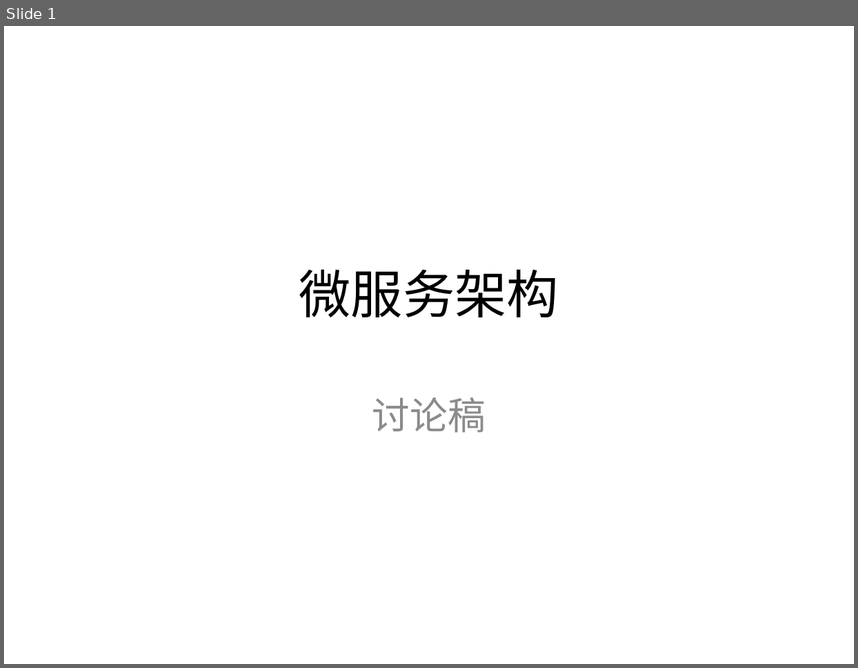
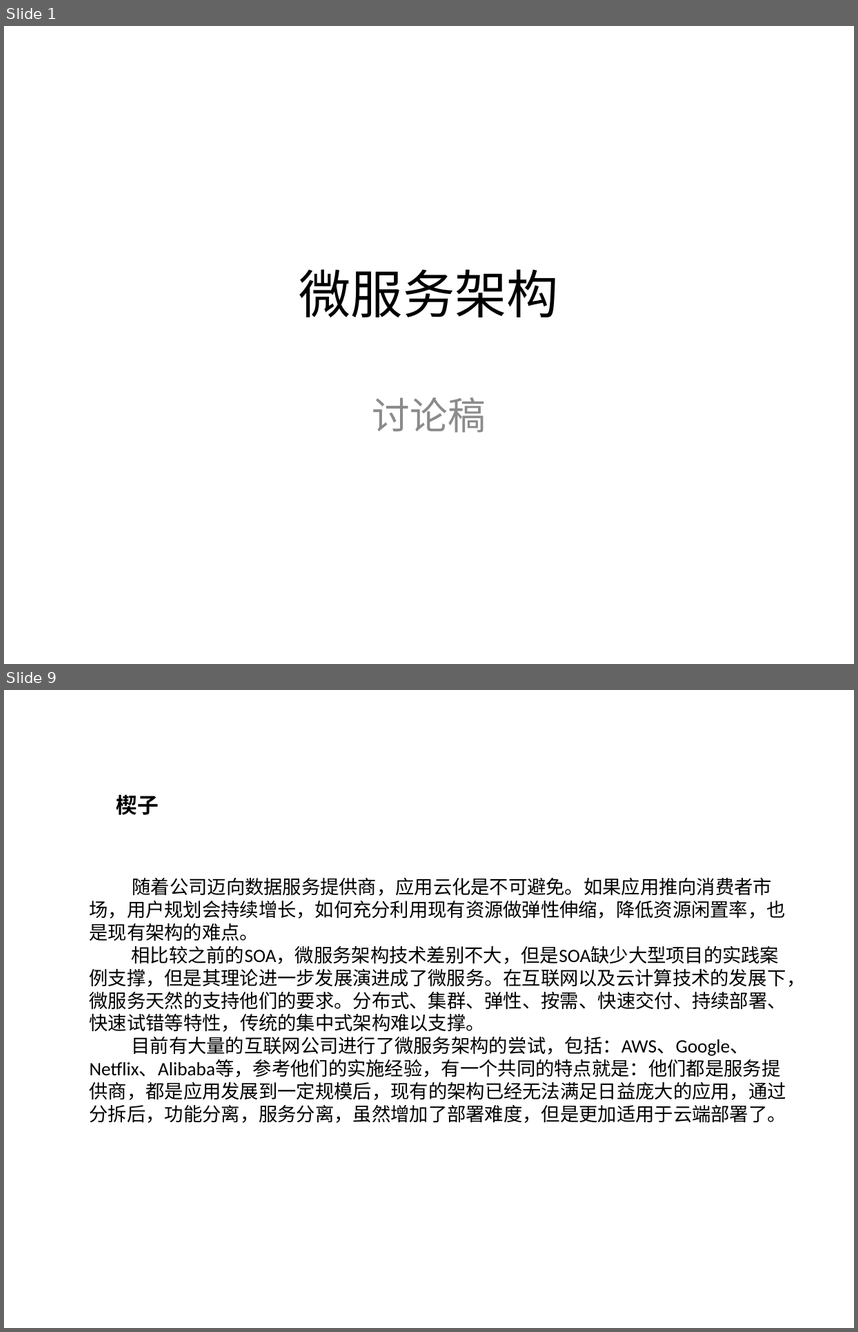
Before and after one commit to titilink/titilink-doc, a slide deck: docs/微服务架构.pptx. Shown one above the other, each under a label of ours: slide 1 before the commit, slides 1 and 9 after it; the slides between them are not shown. The pictures are 858x668 and 858x1332 pixels, drawn with LibreOffice and Linux fonts; fonts in the diff are those of the drawing; background and template pictures are left out. Boxes give left, top, right and bottom in pixels: in the first picture for what was removed or moved away, otherwise in the second. Text is boxed around its words. In the diff, an @@ line names an element or a change of style, - is before the commit and + after.

```diff
--- a/docs/微服务架构.pptx
+++ b/docs/微服务架构.pptx
@@ slide 9 added at <box>4,690,854,1328</box>, background #FFFFFF @@
@@ text added at <box>116,794,159,815</box>, 18 pt, text #000000, bold @@
+楔子
@@ text added at <box>90,878,806,1123</box>, 16 pt, text #000000 @@
+随着公司迈向数据服务提供商，应用云化是不可避免。如果应用推向消费者市场，用户规划会持续增长，如何充分利用现有资源做弹性伸缩，降低资源闲置率，也是现有架构的难点。
+相比较之前的SOA，微服务架构技术差别不大，但是SOA缺少大型项目的实践案例支撑，但是其理论进一步发展演进成了微服务。在互联网以及云计算技术的发展下，微服务天然的支持他们的要求。分布式、集群、弹性、按需、快速交付、持续部署、快速试错等特性，传统的集中式架构难以支撑。
+目前有大量的互联网公司进行了微服务架构的尝试，包括：AWS、Google、Netflix、Alibaba等，参考他们的实施经验，有一个共同的特点就是：他们都是服务提供商，都是应用发展到一定规模后，现有的架构已经无法满足日益庞大的应用，通过分拆后，功能分离，服务分离，虽然增加了部署难度，但是更加适用于云端部署了。
```
Also in this commit, not shown: 6 slides changed, 6 other slides added, 3 other files.
